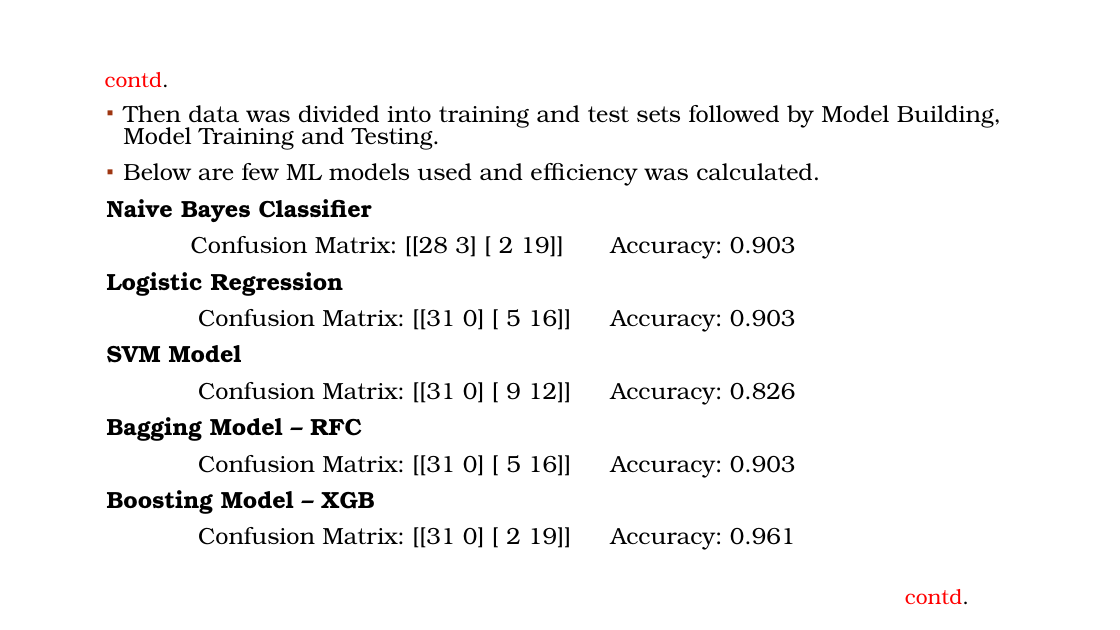
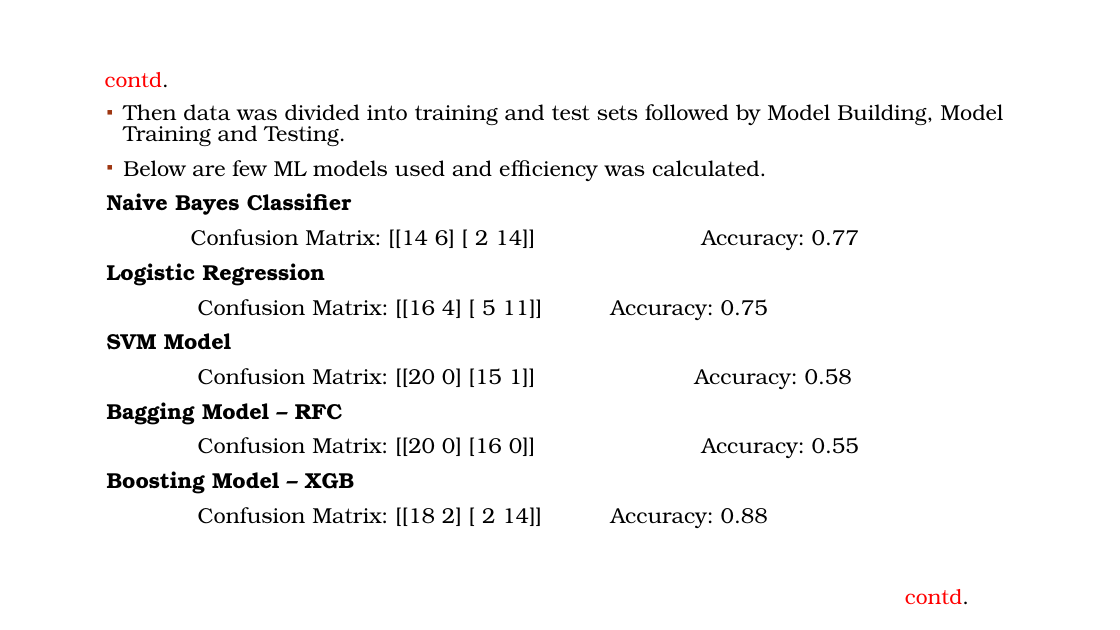
Before and after one commit to abhilash499/NLP, a slide deck: slide 15 of Spam Detection/Natural language Processing.pptx. Drawn at 1120x630 pixels with LibreOffice and Linux fonts; fonts in the diff are those of the drawing; background and template pictures are left out. Boxes give left, top, right and bottom in pixels: in the first picture for what was removed or moved away, otherwise in the second. Text is boxed around its words. In the diff, an @@ line names an element or a change of style, - is before the commit and + after.

```diff
--- a/Spam Detection/Natural language Processing.pptx
+++ b/Spam Detection/Natural language Processing.pptx
@@ text at (107, 104, 1003, 494): size 20 to 18.5 pt in "Then data was divided into training and ...", "Below are few ML models used and ...", "Naive Bayes Classifier", "Logistic Regression" and 3 more places @@
@@ text at (191, 229, 859, 250): text changed; size 20 to 18.5 pt @@
-Confusion Matrix: [[28 3] [ 2 19]] Accuracy: 0.903
+Confusion Matrix: [[14 6] [ 2 14]] Accuracy: 0.77
@@ text at (198, 299, 768, 320): text changed; size 20 to 18.5 pt @@
-Confusion Matrix: [[31 0] [ 5 16]] Accuracy: 0.903
+Confusion Matrix: [[16 4] [ 5 11]] Accuracy: 0.75
@@ text at (198, 368, 852, 389): text changed; size 20 to 18.5 pt @@
-Confusion Matrix: [[31 0] [ 9 12]] Accuracy: 0.826
+Confusion Matrix: [[20 0] [15 1]] Accuracy: 0.58
@@ text at (198, 437, 859, 458): text changed; size 20 to 18.5 pt @@
-Confusion Matrix: [[31 0] [ 5 16]] Accuracy: 0.903
+Confusion Matrix: [[20 0] [16 0]] Accuracy: 0.55
@@ text at (198, 507, 768, 528): text changed; size 20 to 18.5 pt @@
-Confusion Matrix: [[31 0] [ 2 19]] Accuracy: 0.961
+Confusion Matrix: [[18 2] [ 2 14]] Accuracy: 0.88
```
Also in this commit, not shown: 1 other slide changed.
